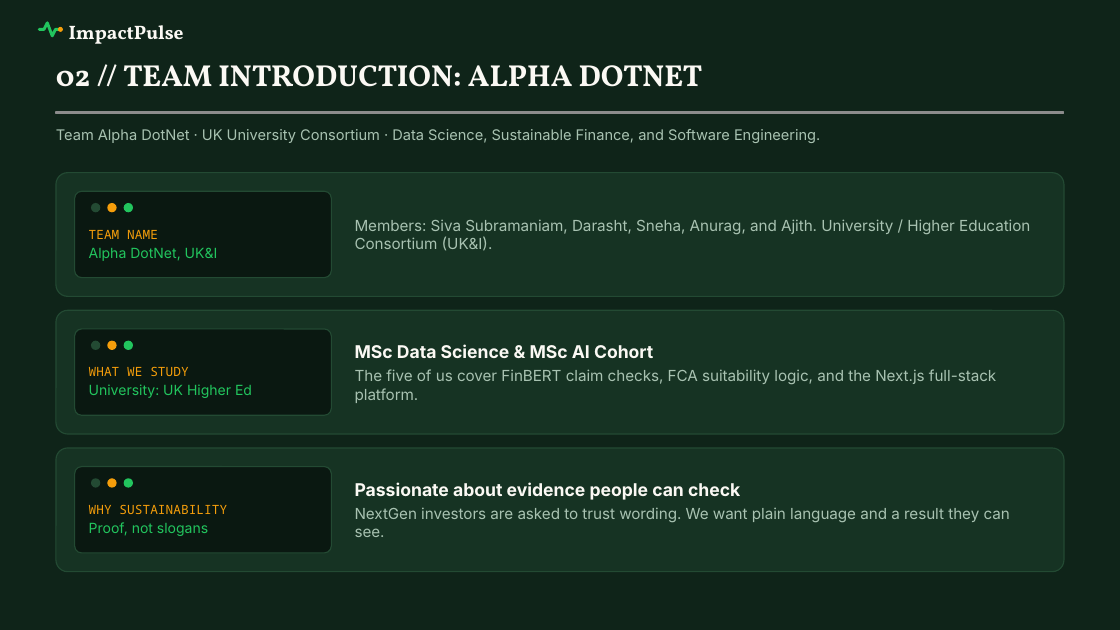
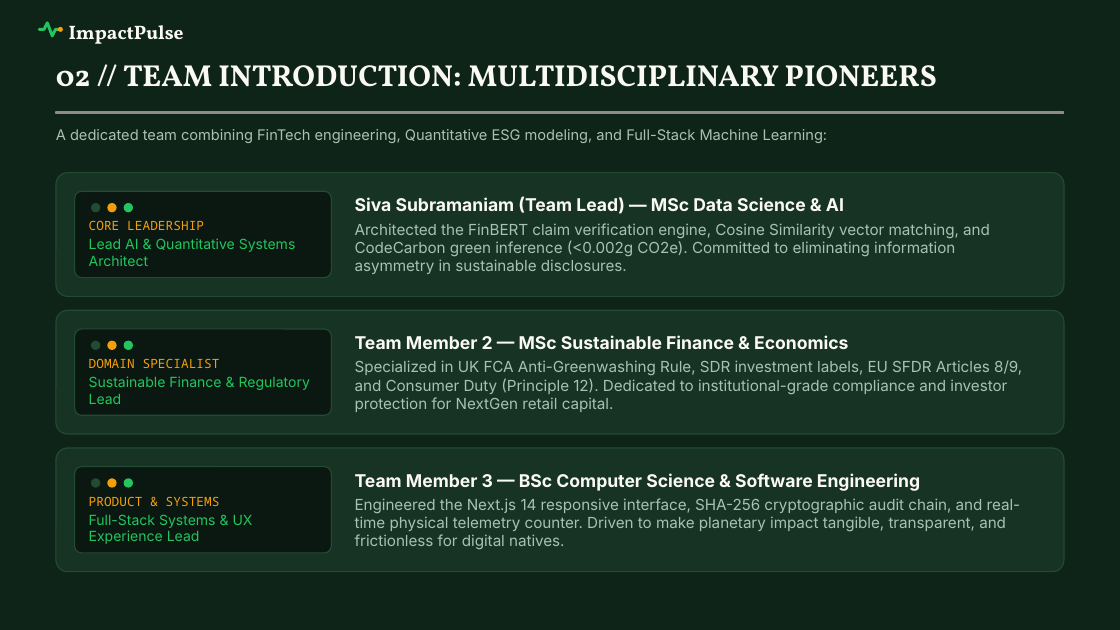
Before and after one commit to Siva-Subramaniam-DS/TCS-Project, a slide deck: slide 2 of ImpactPulse_TCS_Submission_12Slides.pptx. Drawn at 1120x630 pixels with LibreOffice and Linux fonts; fonts in the diff are those of the drawing; grey boxes stand for pictures; background and template pictures are left out. Boxes give left, top, right and bottom in pixels: in the first picture for what was removed or moved away, otherwise in the second. Text is boxed around its words. In the diff, an @@ line names an element or a change of style, - is before the commit and + after.

```diff
--- a/ImpactPulse_TCS_Submission_12Slides.pptx
+++ b/ImpactPulse_TCS_Submission_12Slides.pptx
@@ text at (56,65,937,87): text changed @@
-02 // TEAM INTRODUCTION: ALPHA DOTNET
+02 // TEAM INTRODUCTION: MULTIDISCIPLINARY PIONEERS
@@ text at (56,129,828,143): text changed @@
-Team Alpha DotNet · UK University Consortium · Data Science, Sustainable Finance, and Software Engineering.
+A dedicated team combining FinTech engineering, Quantitative ESG modeling, and Full-Stack Machine Learning:
@@ text at (355,197,990,274): text changed @@
-Members: Siva Subramaniam, Darasht, Sneha, Anurag, and Ajith. University / Higher Education Consortium (UK&I).
+Siva Subramaniam (Team Lead) — MSc Data Science & AI
+Architected the FinBERT claim verification engine, Cosine Similarity vector matching, and CodeCarbon green inference (<0.002g CO2e). Committed to eliminating information asymmetry in sustainable disclosures.
@@ text at (89,220,296,266): text changed @@
-TEAM NAME
-Alpha DotNet, UK&I
+CORE LEADERSHIP
+Lead AI & Quantitative Systems Architect
@@ text at (89,358,310,404): text changed @@
-WHAT WE STUDY
-University: UK Higher Ed
+DOMAIN SPECIALIST
+Sustainable Finance & Regulatory Lead
@@ text at (355,335,1022,412): text changed @@
-MSc Data Science & MSc AI Cohort
-The five of us cover FinBERT claim checks, FCA suitability logic, and the Next.js full-stack platform.
+Team Member 2 — MSc Sustainable Finance & Economics
+Specialized in UK FCA Anti-Greenwashing Rule, SDR investment labels, EU SFDR Articles 8/9, and Consumer Duty (Principle 12). Dedicated to institutional-grade compliance and investor protection for NextGen retail capital.
@@ text at (355,473,1021,549): text changed @@
-Passionate about evidence people can check
-NextGen investors are asked to trust wording. We want plain language and a result they can see.
+Team Member 3 — BSc Computer Science & Software Engineering
+Engineered the Next.js 14 responsive interface, SHA-256 cryptographic audit chain, and real-time physical telemetry counter. Driven to make planetary impact tangible, transparent, and frictionless for digital natives.
@@ text at (89,496,253,544): text changed; size 8.2 to 9 pt; font Noto Sans Mono to Inter; text colour #F59E0B to #22C55E @@
-WHY SUSTAINABILITY
-Proof, not slogans
+PRODUCT & SYSTEMS
+Full-Stack Systems & UX Experience Lead
```
Also in this commit, not shown: 11 other slides changed, 17 other files.
